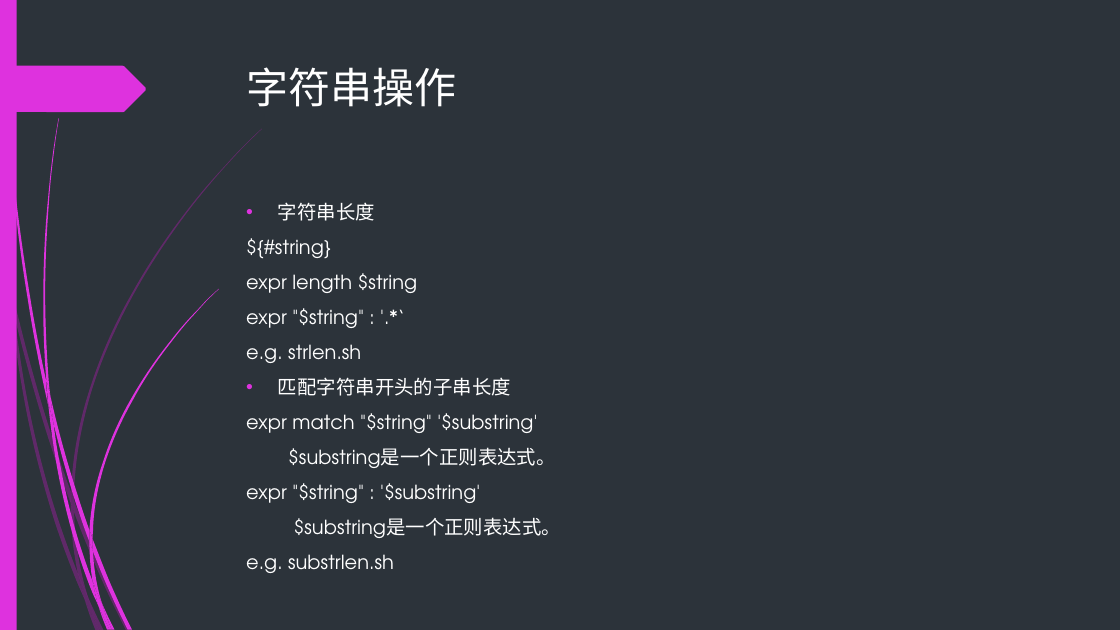
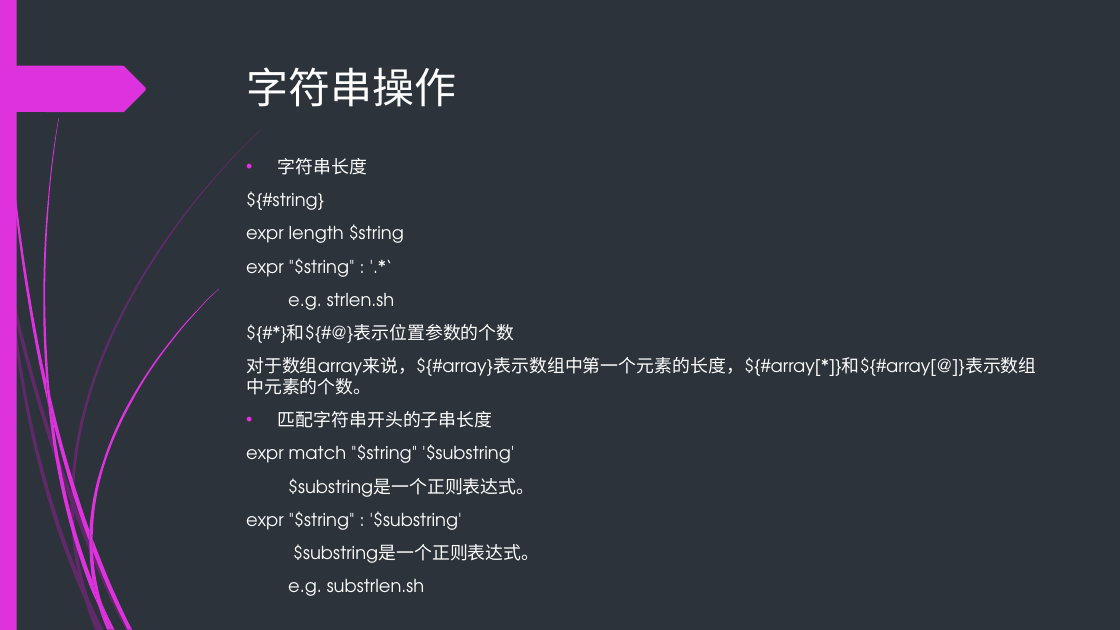
Before and after one commit to backup-ci/abs-train, a slide deck: slide 30 of Bash-scripting-guid.pptx. Drawn at 1120x630 pixels with LibreOffice and Linux fonts; fonts in the diff are those of the drawing. Boxes give left, top, right and bottom in pixels: in the first picture for what was removed or moved away, otherwise in the second. Text is boxed around its words. In the diff, an @@ line names an element or a change of style, - is before the commit and + after.

```diff
--- a/Bash-scripting-guid.pptx
+++ b/Bash-scripting-guid.pptx
@@ text "字符串长度": place and size @@
-text "字符串长度" at <box>246,202,562,538</box>
+text "字符串长度" at <box>246,158,1036,596</box>
@@ text at <box>246,158,539,596</box>: size 16.6 to 15.3 pt in "字符串长度", "${#string}", "expr length $string", "expr "$string" : '.*‘" and 7 more places @@
@@ text at <box>246,324,1036,395</box>: paragraphs added @@
+${#*}和${#@}表示位置参数的个数
+对于数组array来说，${#array}表示数组中第一个元素的长度，${#array[*]}和${#array[@]}表示数组中元素的个数。
```
Also in this commit, not shown: 30 other slides changed, 19 slides added, 39 other files.
